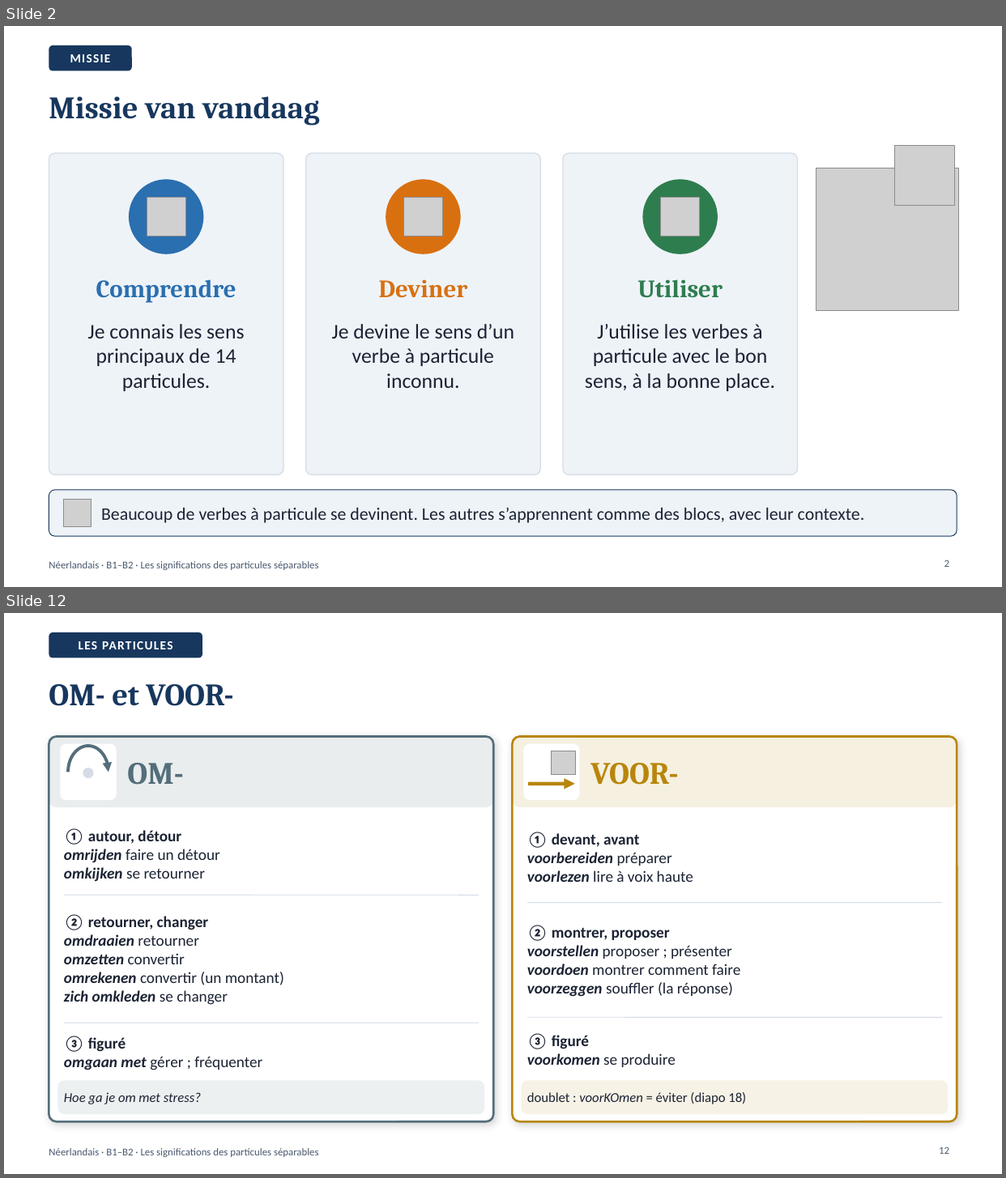
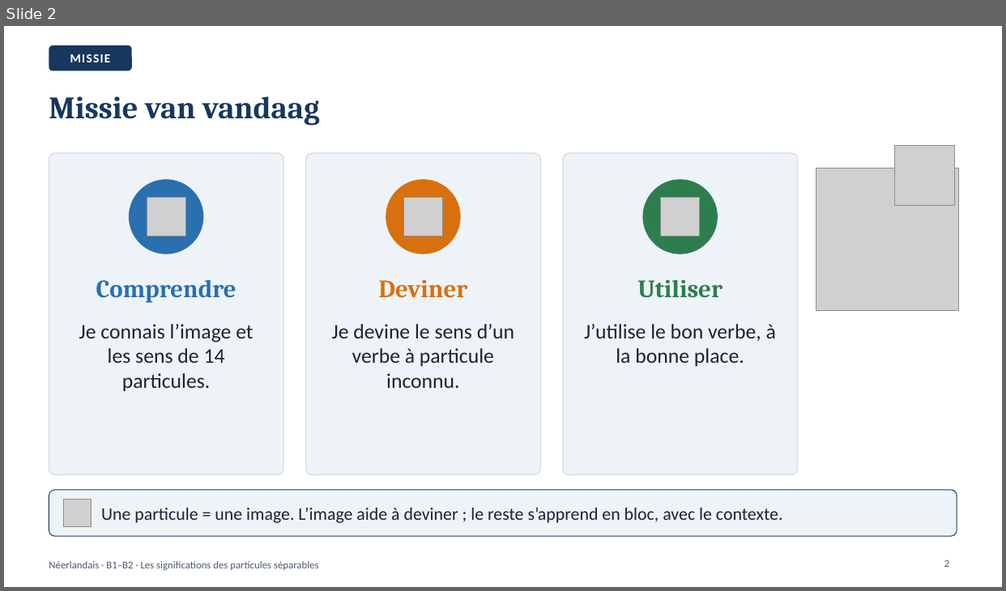
Before and after one commit to ajouniaux/talenleren, a slide deck: neerlandais1/powerpoints/Partikels_Les_particules_separables.pptx. Shown one above the other, each under a label of ours: slides 2 and 12 before the commit, slide 2 after it; the slides between them are not shown. The pictures are 1006x1178 and 1006x591 pixels, drawn with LibreOffice and Linux fonts; fonts in the diff are those of the drawing; grey boxes stand for pictures. Boxes give left, top, right and bottom in pixels: in the first picture for what was removed or moved away, otherwise in the second. Text is boxed around its words. In the diff, an @@ line names an element or a change of style, - is before the commit and + after.

```diff
--- a/neerlandais1/powerpoints/Partikels_Les_particules_separables.pptx
+++ b/neerlandais1/powerpoints/Partikels_Les_particules_separables.pptx
@@ slide 12 removed at (x1=4, y1=613, x2=1002, y2=1174), background #FFFFFF; not listed: 1 template element that a slide beside it also shows @@
@@ rounded rectangle removed at (x1=49, y1=632, x2=202, y2=658) @@
-LES PARTICULES
@@ title removed at (x1=49, y1=684, x2=233, y2=706) @@
-OM- et VOOR-
@@ rounded rectangle removed at (x1=49, y1=736, x2=493, y2=1122) @@
@@ rounded rectangle removed at (x1=49, y1=736, x2=493, y2=807) @@
@@ rounded rectangle removed at (x1=60, y1=744, x2=117, y2=800) @@
@@ arc (boxed as its full ellipse) removed at (x1=68, y1=746, x2=108, y2=798) @@
@@ rounded rectangle removed at (x1=513, y1=736, x2=957, y2=1122) @@
@@ rounded rectangle removed at (x1=513, y1=736, x2=957, y2=807) @@
@@ rounded rectangle removed at (x1=523, y1=744, x2=580, y2=800) @@
@@ picture removed at (x1=552, y1=751, x2=576, y2=775) @@
@@ ellipse removed at (x1=83, y1=768, x2=93, y2=778) @@
@@ text removed at (x1=127, y1=763, x2=183, y2=785) @@
-OM-
@@ text removed at (x1=590, y1=763, x2=678, y2=785) @@
-VOOR-
@@ arrow removed from (528, 784) to (575, 784) @@
@@ text removed at (x1=64, y1=828, x2=220, y2=882) @@
-① autour, détour
-omrijden faire un détour
-omkijken se retourner
@@ text removed at (x1=527, y1=832, x2=693, y2=882) @@
-① devant, avant
-voorbereiden préparer
-voorlezen lire à voix haute
@@ line removed from (64, 895) to (479, 895) @@
@@ line removed from (527, 903) to (942, 903) @@
@@ text removed at (x1=64, y1=914, x2=284, y2=1005) @@
-② retourner, changer
-omdraaien retourner
-omzetten convertir
-omrekenen convertir (un montant)
-zich omkleden se changer
@@ text removed at (x1=527, y1=925, x2=740, y2=997) @@
-② montrer, proposer
-voorstellen proposer ; présenter
-voordoen montrer comment faire
-voorzeggen souffler (la réponse)
@@ line removed from (64, 1023) to (479, 1023) @@
@@ line removed from (527, 1017) to (942, 1017) @@
@@ text removed at (x1=64, y1=1037, x2=262, y2=1071) @@
-③ figuré
-omgaan met gérer ; fréquenter
@@ text removed at (x1=527, y1=1033, x2=675, y2=1067) @@
-③ figuré
-voorkomen se produire
@@ rounded rectangle removed at (x1=58, y1=1081, x2=484, y2=1114) @@
@@ text removed at (x1=64, y1=1093, x2=201, y2=1105) @@
-Hoe ga je om met stress?
@@ rounded rectangle removed at (x1=522, y1=1081, x2=948, y2=1114) @@
@@ text removed at (x1=527, y1=1093, x2=746, y2=1105) @@
-doublet : voorKOmen = éviter (diapo 18)
@@ page number removed at (x1=939, y1=1147, x2=949, y2=1154) @@
-12
@@ slide 2 changed as well @@
@@ text at (x1=79, y1=324, x2=253, y2=391): text changed @@
-Je connais les sens principaux de 14 particules.
+Je connais l’image et les sens de 14 particules.
@@ text at (x1=584, y1=324, x2=776, y2=366): text changed @@
-J’utilise les verbes à particule avec le bon sens, à la bonne place.
+J’utilise le bon verbe, à la bonne place.
@@ text at (x1=101, y1=508, x2=783, y2=523): text changed @@
-Beaucoup de verbes à particule se devinent. Les autres s’apprennent comme des blocs, avec leur contexte.
+Une particule = une image. L’image aide à deviner ; le reste s’apprend en bloc, avec le contexte.
```
Also in this commit, not shown: 10 other slides changed, 29 slides added, 19 other slides removed, 36 other files.
